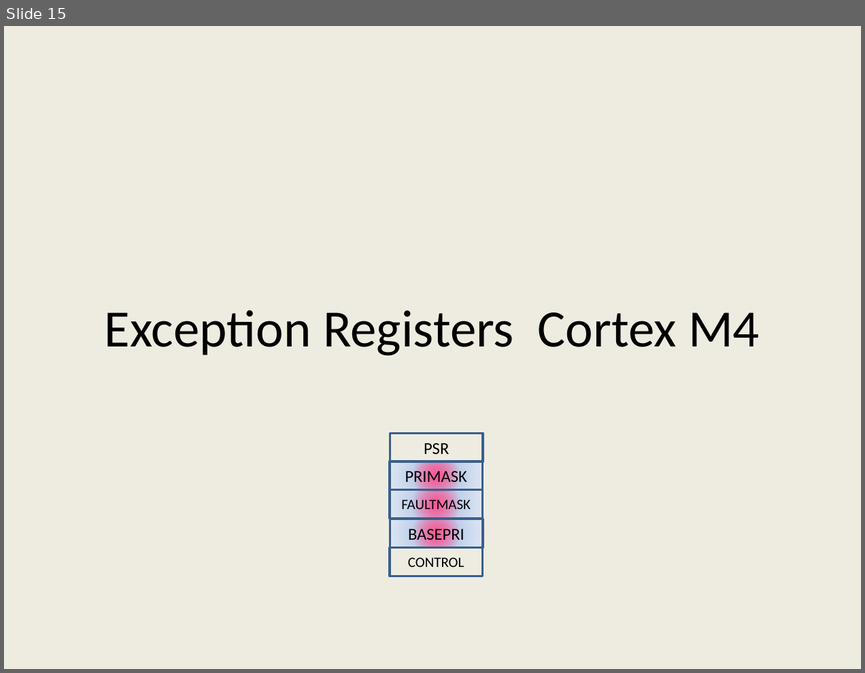
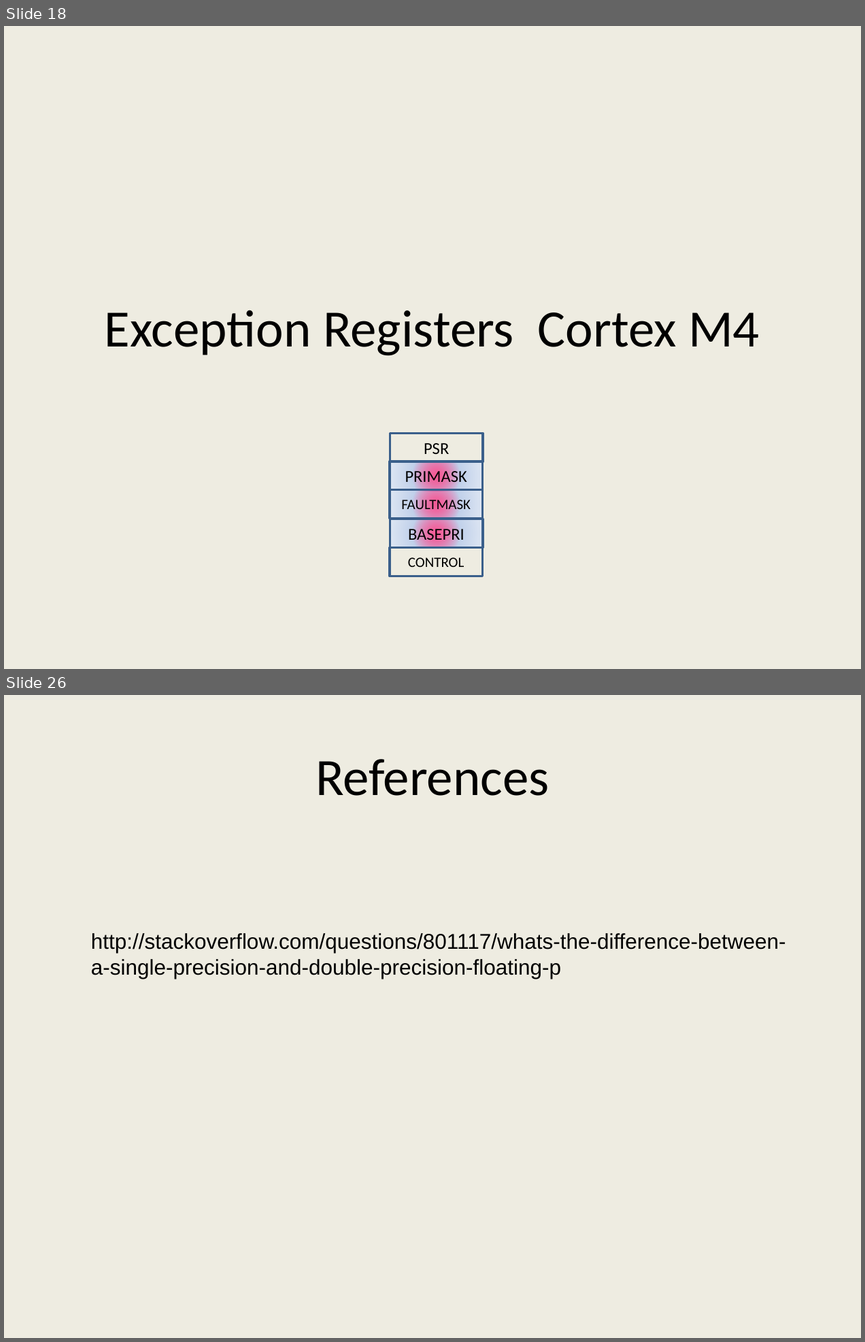
Before and after one commit to girishsukukumar/ARM-Architecture, a slide deck: Module-4.pptx. Shown one above the other, each under a label of ours: slide 15 before the commit, slides 18 and 26 after it; the slides between them are not shown. The pictures are 865x673 and 865x1342 pixels, drawn with LibreOffice and Linux fonts; fonts in the diff are those of the drawing. Boxes give left, top, right and bottom in pixels: in the first picture for what was removed or moved away, otherwise in the second. Text is boxed around its words. In the diff, an @@ line names an element or a change of style, - is before the commit and + after.

```diff
--- a/Module-4.pptx
+++ b/Module-4.pptx
@@ slide 26 added at [4, 695, 861, 1338], background #EEECE1 @@
@@ title added at [315, 759, 549, 796], 44 pt, text #000000 @@
+References
@@ text added at [91, 933, 786, 979], 18 pt, text #000000 @@
+http://stackoverflow.com/questions/801117/whats-the-difference-between-a-single-precision-and-double-precision-floating-p
@@ what was slide 15 is now slide 18 @@
```
Also in this commit, not shown: 6 slides changed, 7 other slides added, 25 slides removed.
